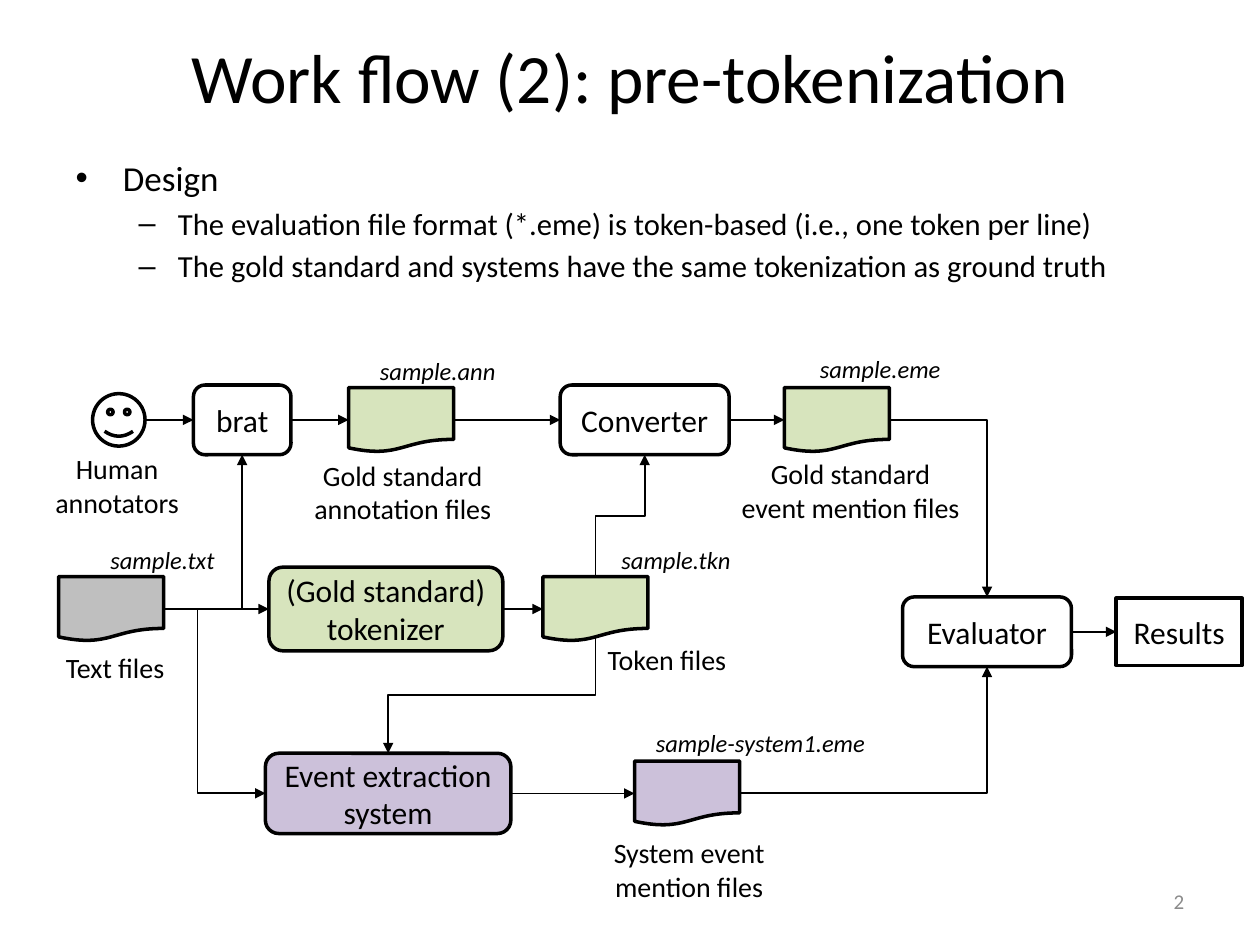
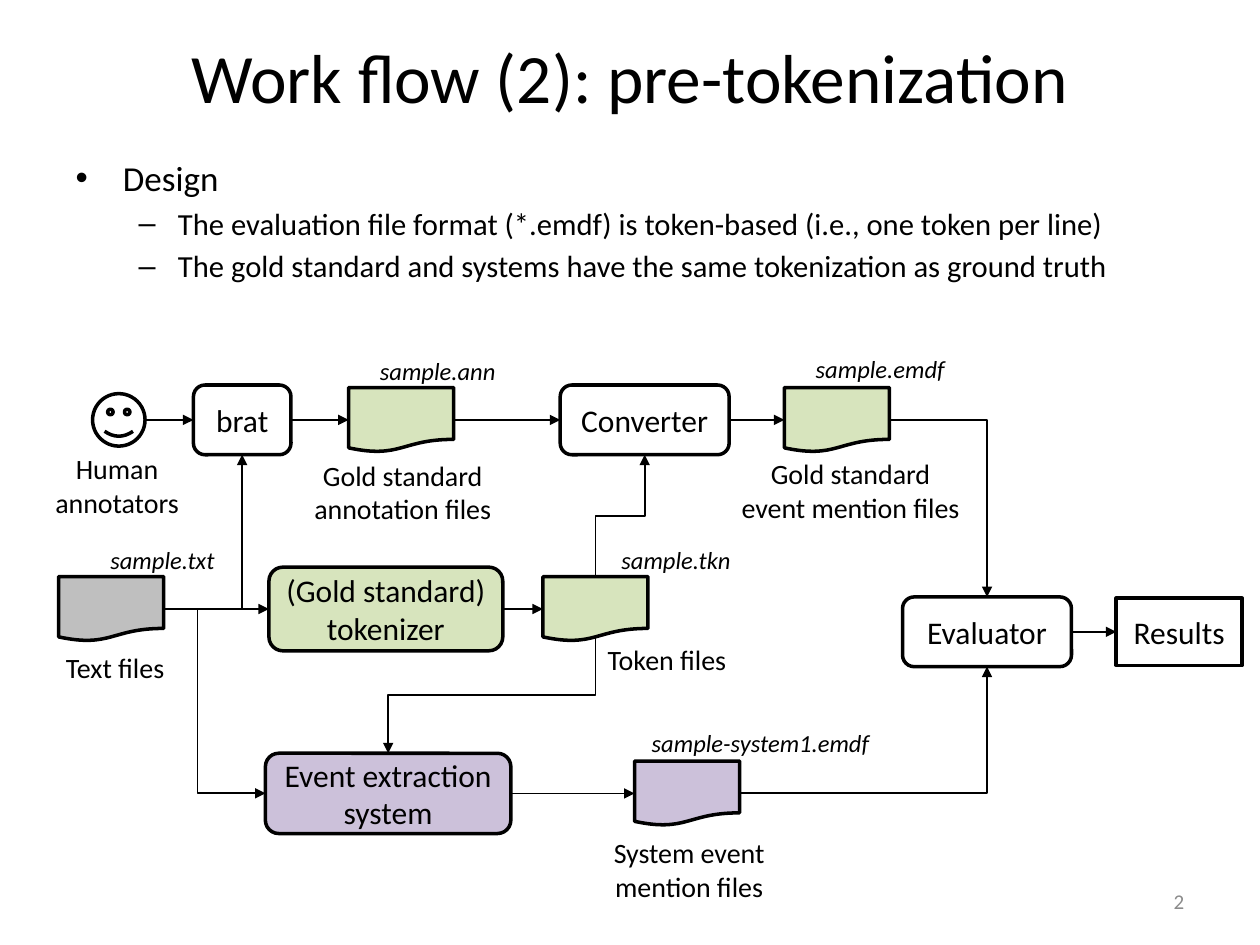
Before and after one commit to hunterhector/EvmEval, a slide deck: slide 2 of doc/evm-eval-work-flow.pptx. Drawn at 1260x945 pixels with LibreOffice and Linux fonts; fonts in the diff are those of the drawing. Boxes give left, top, right and bottom in pixels: in the first picture for what was removed or moved away, otherwise in the second. Text is boxed around its words. In the diff, an @@ line names an element or a change of style, - is before the commit and + after.

```diff
--- a/doc/evm-eval-work-flow.pptx
+++ b/doc/evm-eval-work-flow.pptx
@@ text at [178,213,1102,240]: text changed @@
-  – The evaluation file format (*.eme) is token-based (i.e., one token per line)
+  – The evaluation file format (*.emdf) is token-based (i.e., one token per line)
@@ text at [816,361,945,382]: text changed @@
-sample.eme
+sample.emdf
@@ text at [652,735,869,756]: text changed @@
-sample-system1.eme
+sample-system1.emdf
```
Also in this commit, not shown: 1 other slide changed.
